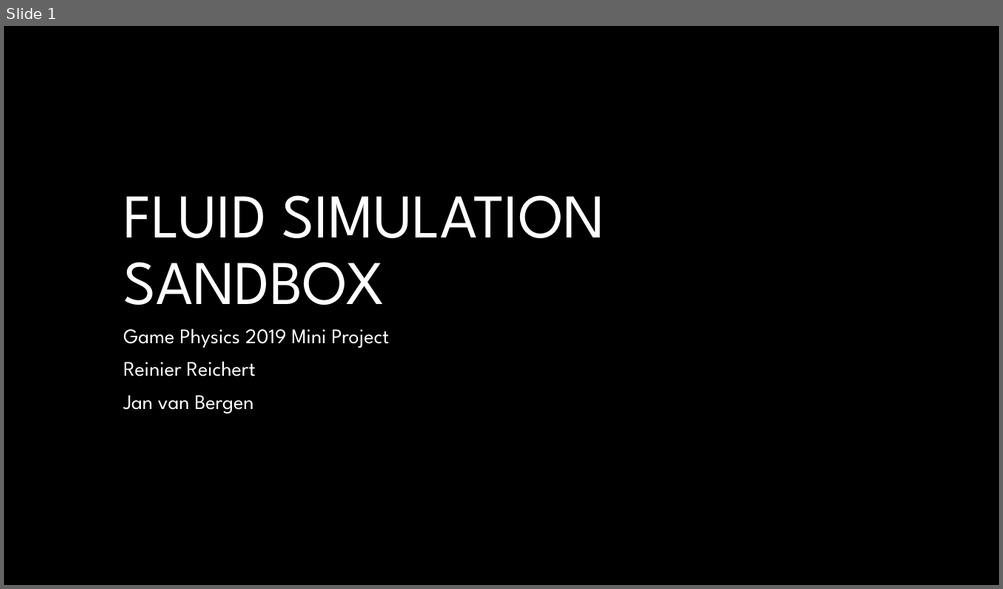
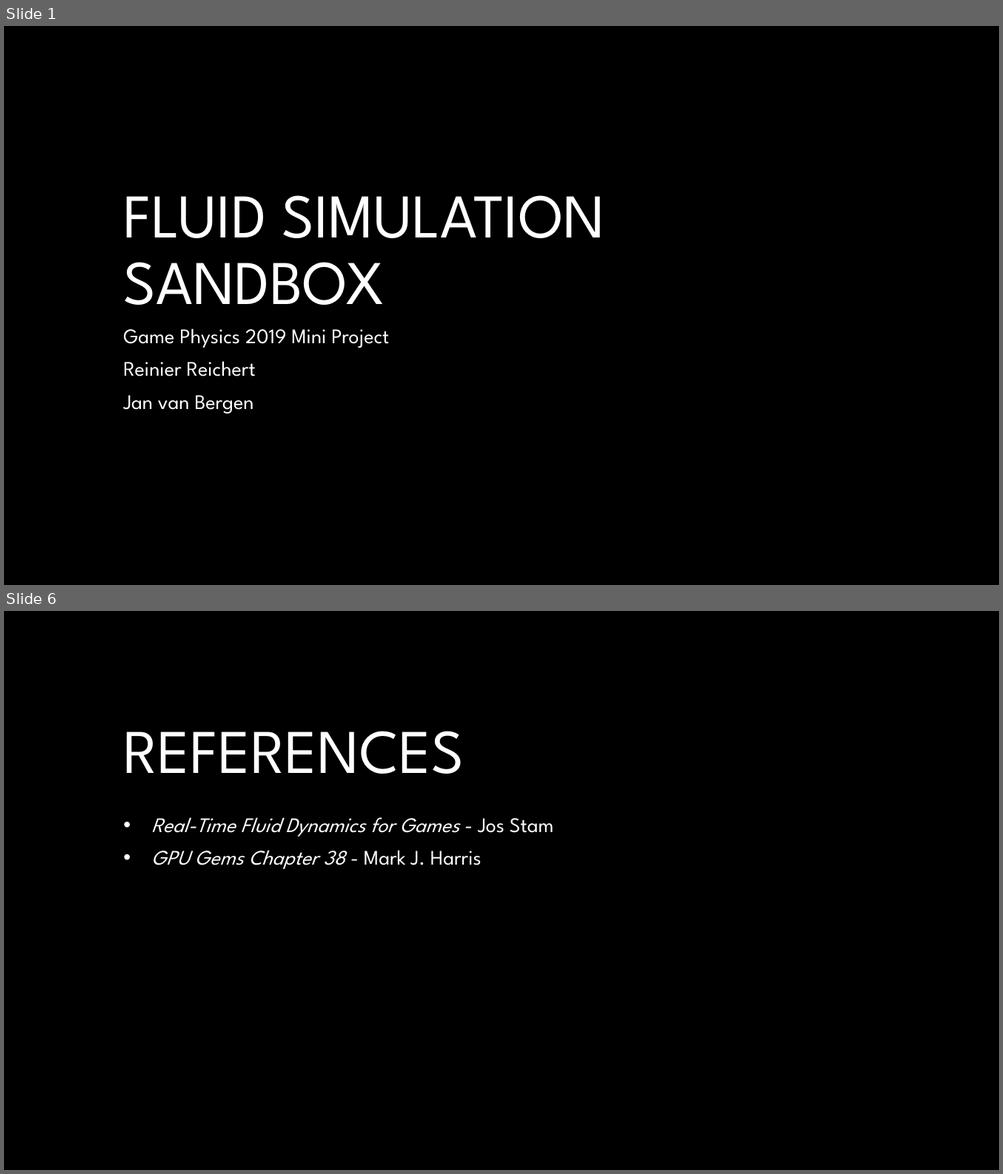
Before and after one commit to jan-van-bergen/FluidSim, a slide deck: Fluid simulation sandbox.pptx. Shown one above the other, each under a label of ours: slide 1 before the commit, slides 1 and 6 after it; the slides between them are not shown. The pictures are 1003x589 and 1003x1174 pixels, drawn with LibreOffice and Linux fonts; fonts in the diff are those of the drawing; background and template pictures are left out. Boxes give left, top, right and bottom in pixels: in the first picture for what was removed or moved away, otherwise in the second. Text is boxed around its words. In the diff, an @@ line names an element or a change of style, - is before the commit and + after.

```diff
--- a/Fluid simulation sandbox.pptx
+++ b/Fluid simulation sandbox.pptx
@@ slide 6 added at (4, 611, 999, 1170), background #000000 @@
@@ title added at (123, 731, 464, 774), 60 pt, text #FFFFFF @@
+REFERENCES
@@ subtitle added at (151, 817, 554, 869), 20 pt, text #FFFFFF, italic @@
+• Real-Time Fluid Dynamics for Games - Jos Stam
+• GPU Gems Chapter 38 - Mark J. Harris
```
Also in this commit, not shown: 1 slide changed, 3 other slides added, 2 other files.
